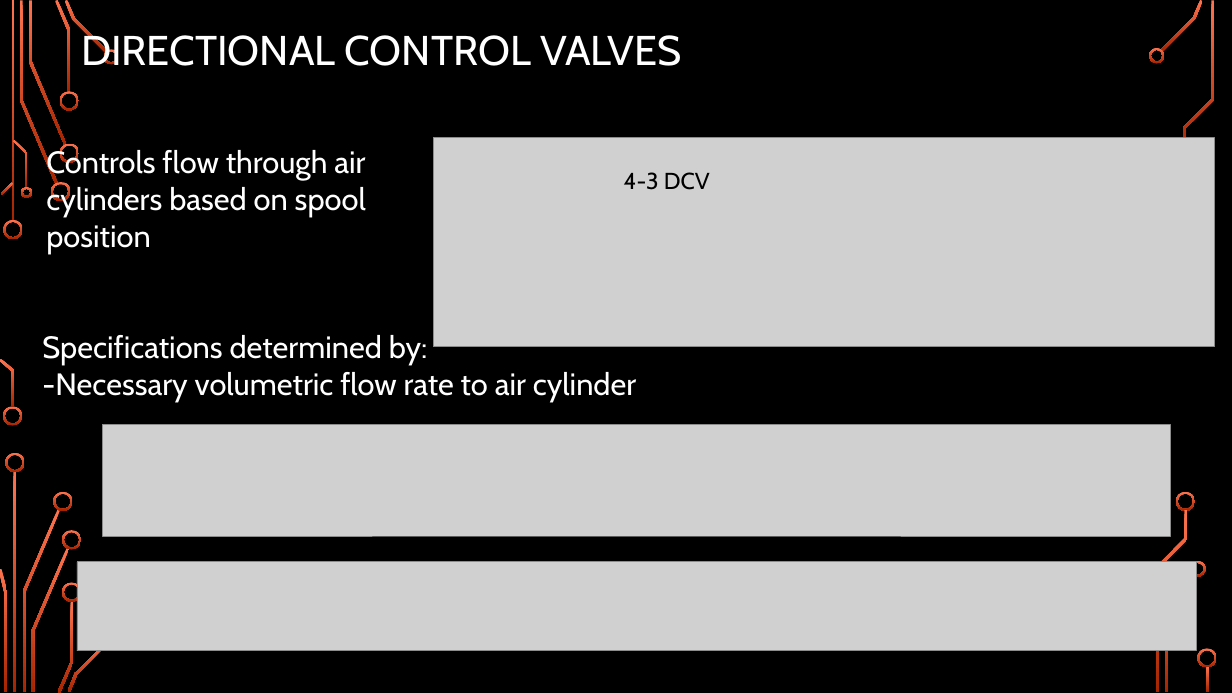
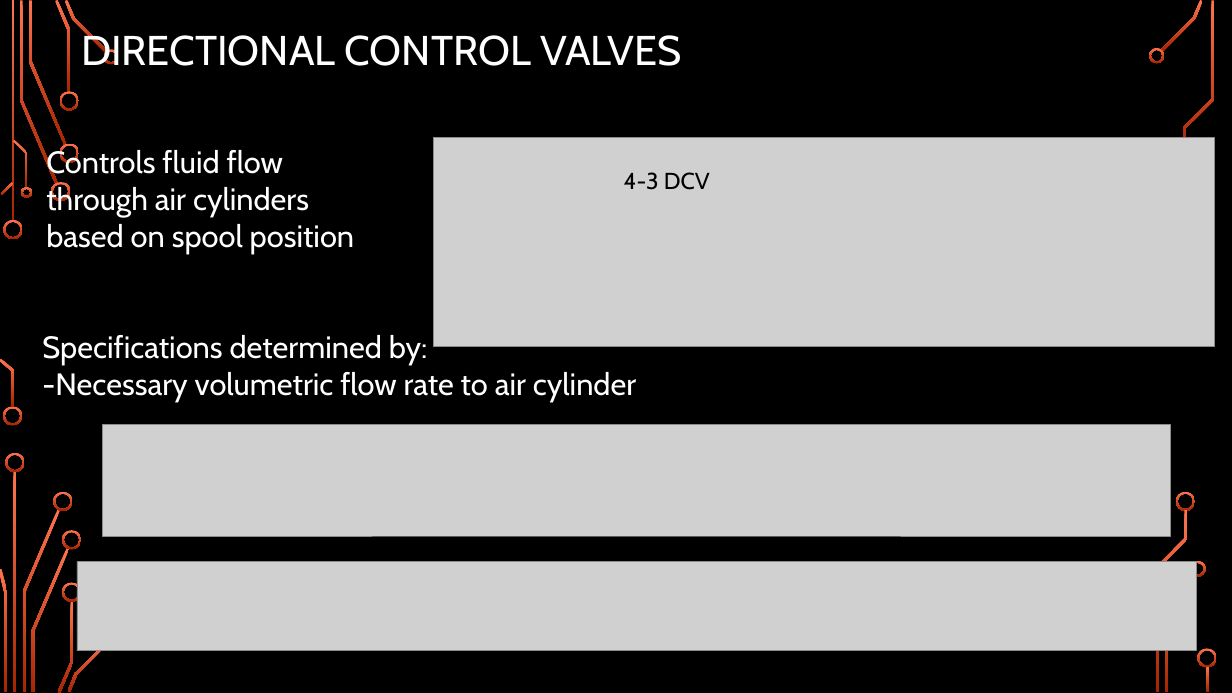
Before and after one commit to Logiant/AgileRoboticControls, a slide deck: slide 21 of Documentation/Presentation/Design Presentation/Design Presentation.pptx. Drawn at 1232x693 pixels with LibreOffice and Linux fonts; fonts in the diff are those of the drawing; grey boxes stand for pictures; background and template pictures are left out. Boxes give left, top, right and bottom in pixels: in the first picture for what was removed or moved away, otherwise in the second. Text is boxed around its words. In the diff, an @@ line names an element or a change of style, - is before the commit and + after.

Commit message:
Updated document and presentation
Minor presentation updates to pneumatics and control
Re-added controls section to design report

```diff
--- a/Documentation/Presentation/Design Presentation/Design Presentation.pptx
+++ b/Documentation/Presentation/Design Presentation/Design Presentation.pptx
@@ text at (46, 147, 354, 253): text changed @@
-Controls flow through air cylinders based on spool position
+Controls fluid flow through air cylinders based on spool position
```
Also in this commit, not shown: 8 other slides changed, 1 other file.
